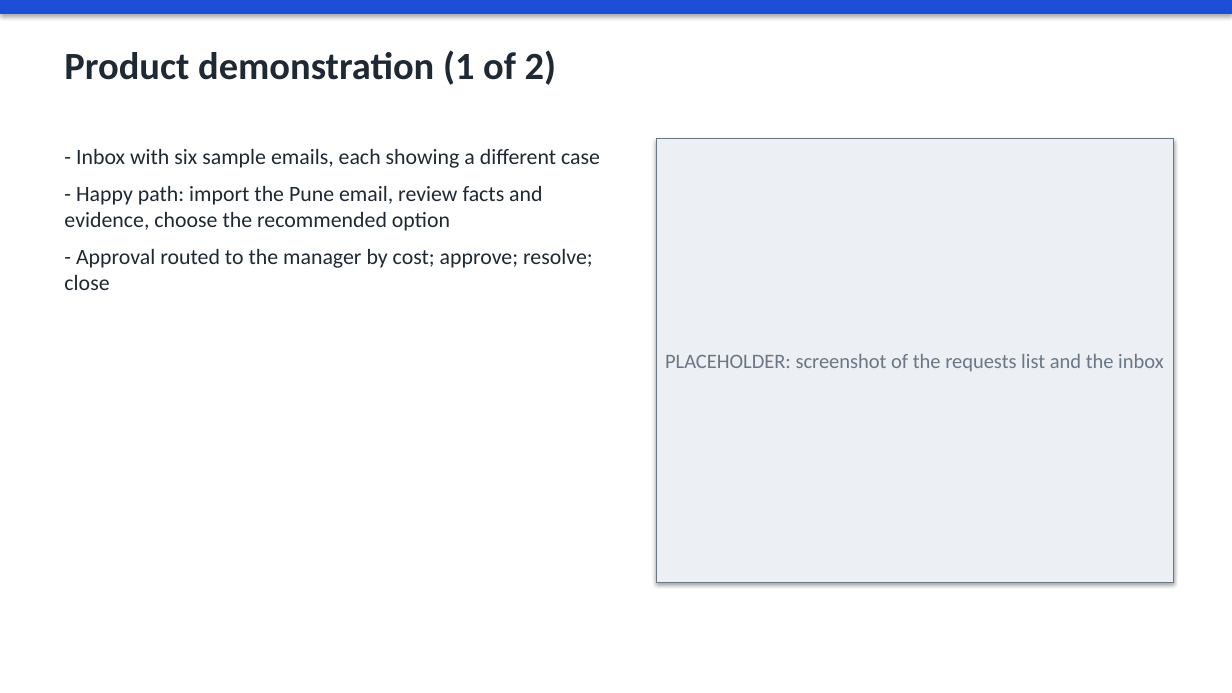
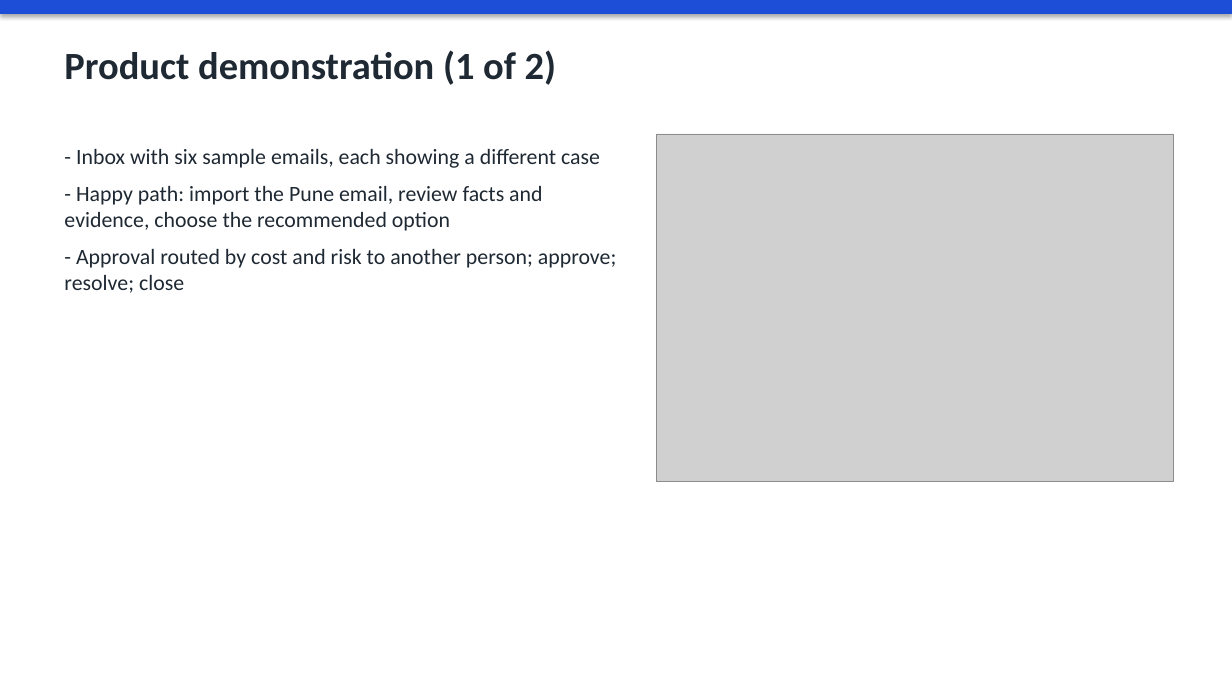
Before and after one commit to soniksarungale/opspilot, a slide deck: slide 7 of docs/OpsPilot.pptx. Drawn at 1232x693 pixels with LibreOffice and Linux fonts; fonts in the diff are those of the drawing; grey boxes stand for pictures. Boxes give left, top, right and bottom in pixels: in the first picture for what was removed or moved away, otherwise in the second. Text is boxed around its words. In the diff, an @@ line names an element or a change of style, - is before the commit and + after.

Commit message:
Refresh the interface: status pills, summary tiles, progress steps, readable audit trail
Also adds screenshots to the presentation.

```diff
--- a/docs/OpsPilot.pptx
+++ b/docs/OpsPilot.pptx
@@ rectangle removed at (x1=656, y1=139, x2=1174, y2=582) @@
-PLACEHOLDER: screenshot of the requests list and the inbox
@@ picture added at (x1=656, y1=134, x2=1174, y2=482) @@
@@ text at (x1=64, y1=249, x2=617, y2=293): text changed @@
-- Approval routed to the manager by cost; approve; resolve; close
+- Approval routed by cost and risk to another person; approve; resolve; close
```
Also in this commit, not shown: 4 other slides changed, 2 other files.
